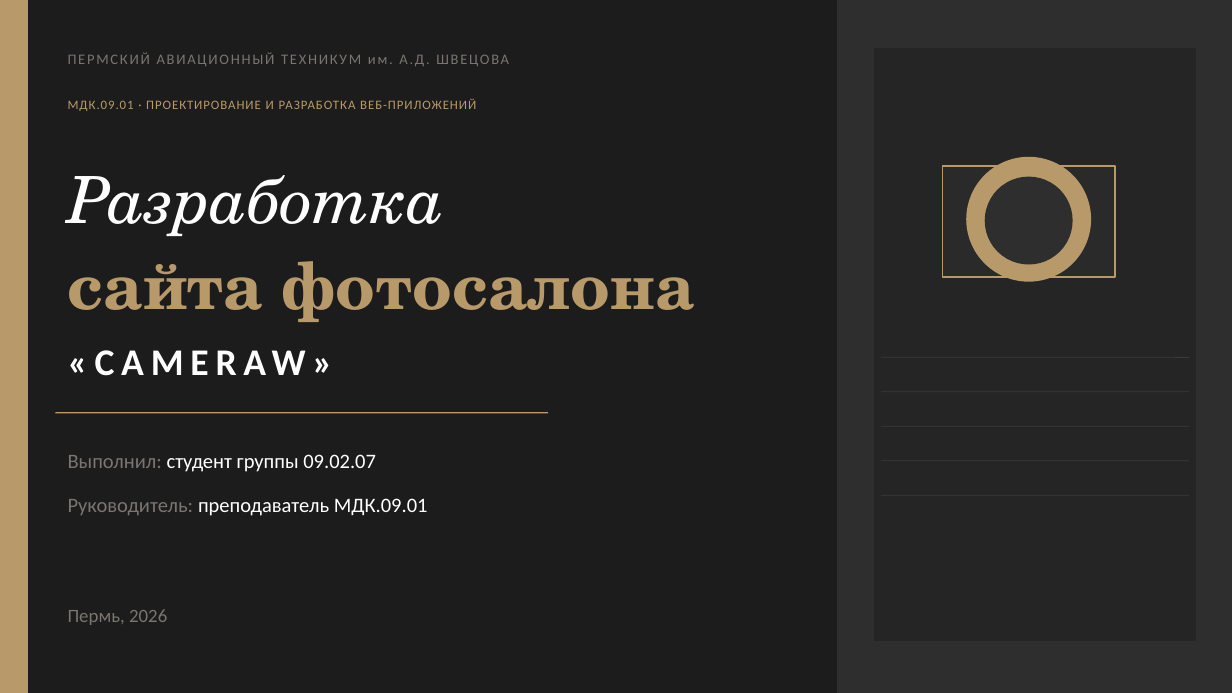
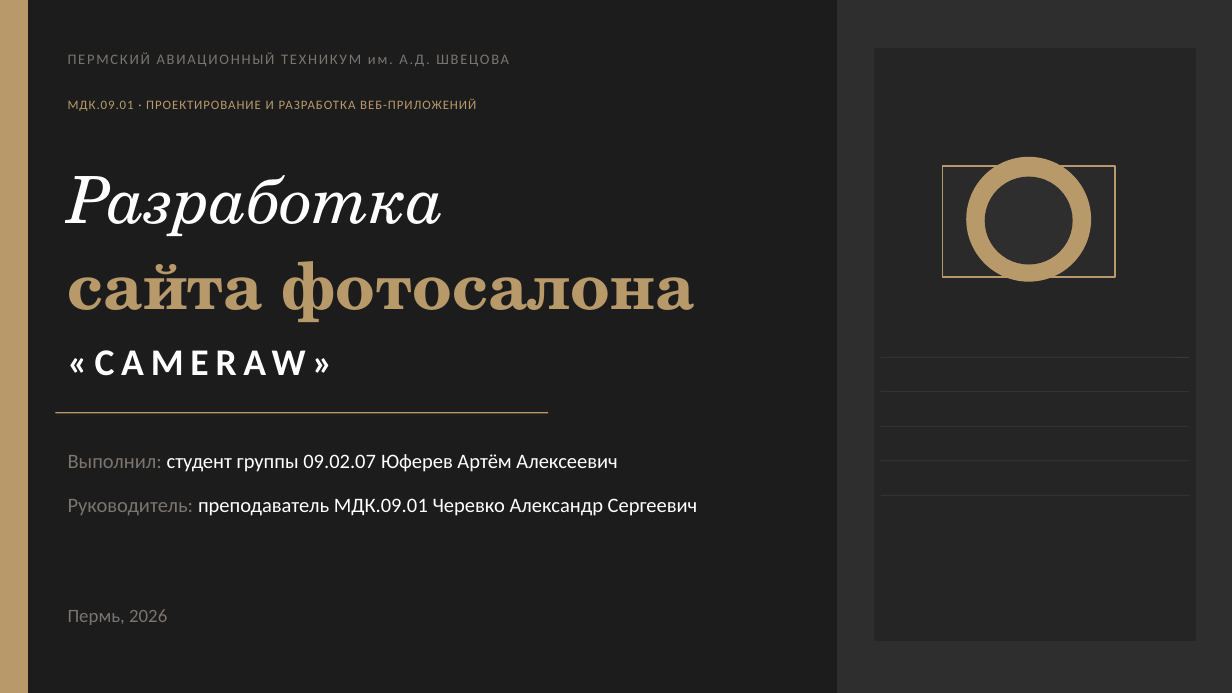
Before and after one commit to Sukaramashu/course, a slide deck: slide 1 of Cameraw_presentation.pptx. Drawn at 1232x693 pixels with LibreOffice and Linux fonts; fonts in the diff are those of the drawing. Boxes give left, top, right and bottom in pixels: in the first picture for what was removed or moved away, otherwise in the second. Text is boxed around its words. In the diff, an @@ line names an element or a change of style, - is before the commit and + after.

```diff
--- a/Cameraw_presentation.pptx
+++ b/Cameraw_presentation.pptx
@@ text at (68, 454, 617, 472): text changed @@
-Выполнил: студент группы 09.02.07
+Выполнил: студент группы 09.02.07 Юферев Артём Алексеевич
@@ text at (68, 498, 698, 516): text changed @@
-Руководитель: преподаватель МДК.09.01
+Руководитель: преподаватель МДК.09.01 Черевко Александр Сергеевич
```
Also in this commit, not shown: 1 other slide changed.
